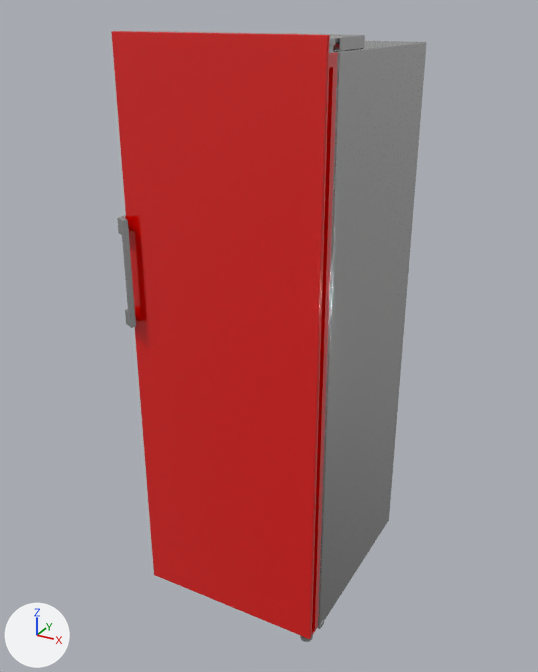
An edit to the glTF model not-too-modern_fridge.glb, drawn before and after from the same camera.
Rendered twice from a 50 mm camera at (1.004, -1.695, 0.695) aimed at (-0.058, 0.237, -0.271). The axes (+X, +Y, +Z) are drawn at lower left. The lights are the same throughout. Where no turn or scale is listed for an object, it has been applied to the vertices.

The first picture shows 'Bespoke_Tall_1_Door_Freezer__Glass__Stain_Beige014.001'.
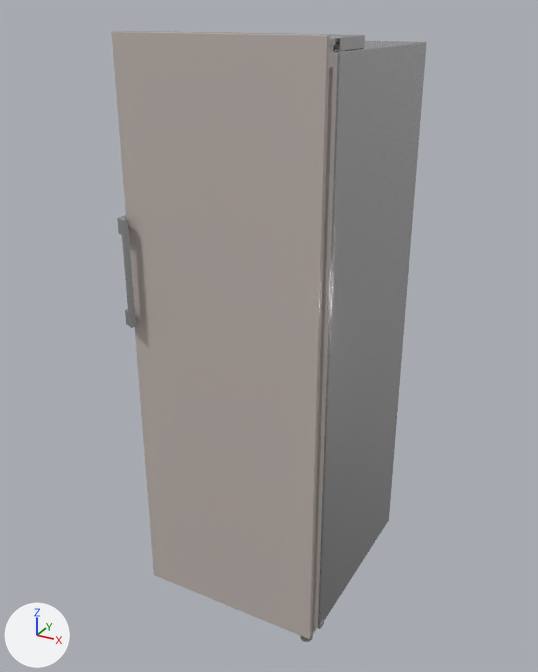
What differs and where, as boxes [x1, y1, x2, y2] in the pictures (538 x 672 px):
'Bespoke_Tall_1_Door_Freezer__Glass__Stain_Beige014.001', recoloured (red to grey)
    both: [111, 31, 342, 642]

Edits to the bpy script that builds the scene:
```text
Change mat_wire_000000000_001:
    mat_wire_000000000_001.base_color: (0.8, 0.0012, 0.0) -> (0.546, 0.479, 0.445)  # red #e70400 -> light grey #c3b8b2
```
